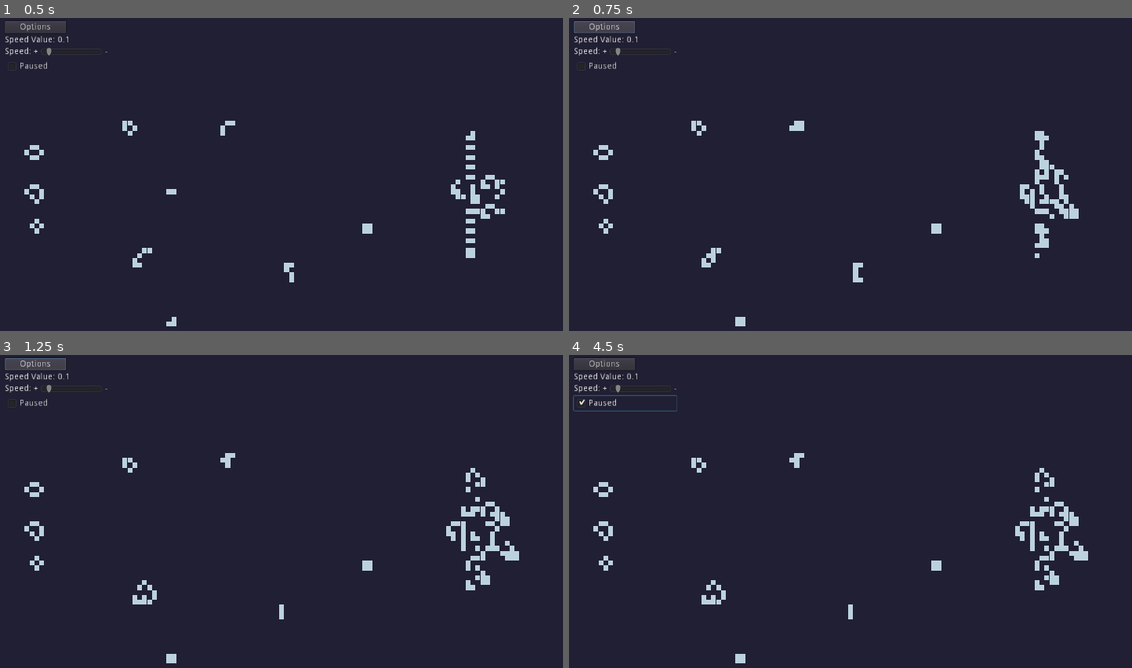
Above: before the commit, frames 1-4 (two rows, left to right).
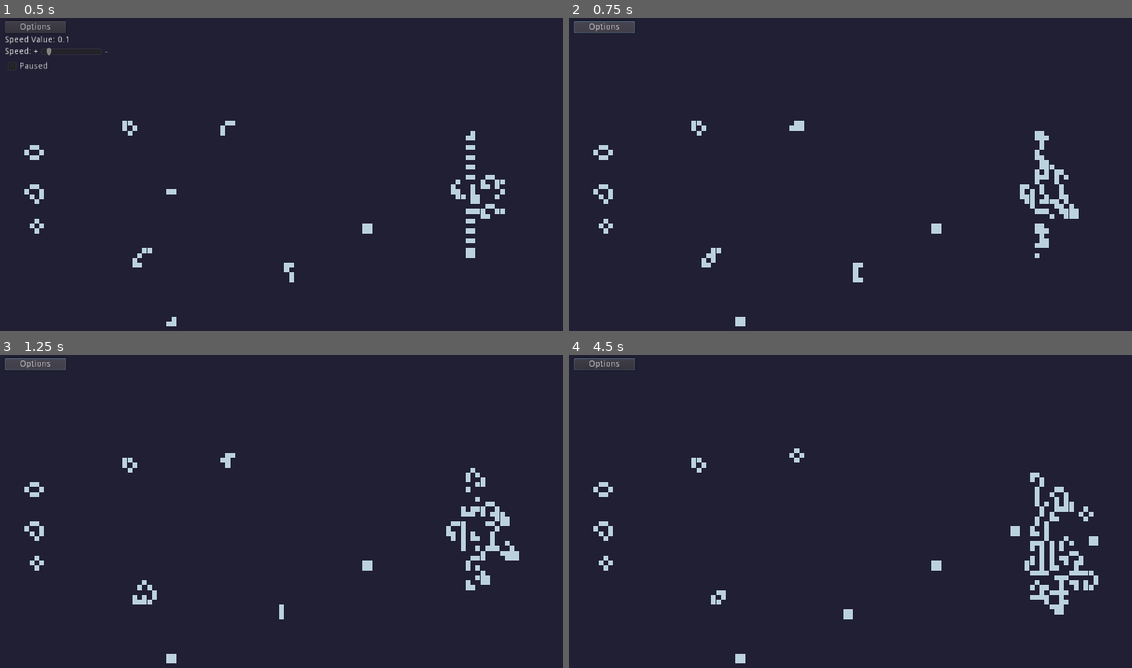
Above: after the commit, the same moments.

Repository: zMenta/Godot-Game-of-Life
Game: Godot game, scene res://main/Main.tscn
Two runs of this game, one before a commit and one after it. Both use one fixed random seed, a clock stepped at 60 frames per second and the inputs below.
Inputs (mouse positions are in pixels of both pictures, inside the frame that each line leads up to):
- Up to frame 1 (0.5 s): no input
- Up to frame 2 (0.75 s): click "Options" at 0.5 s
- Up to frame 3 (1.25 s): no input
- Up to frame 4 (4.5 s): click (625, 401) at 1.25 s, where only the run before the commit has a clickable "Paused"

Frame 1 is identical in both runs. In frame 2, 0.2% of the frame differs, in the area x 0-20%, y 5-17%; in frame 3, 0.2%; in frame 4, 2.6%, in the area x 0-95%, y 1-85%.

Commit message:
basic option toggle button

Diff:
--- a/Game of Life/interface/Interface.gd
+++ b/Game of Life/interface/Interface.gd
@@ -5,6 +5,7 @@
 
 onready var speed_slider : HSlider = $"%SpeedSlider"
 onready var speed_value : Label = $"%SpeedValue"
+onready var options_menu := $"%Options"
 
 
 func _ready() -> void:
@@ -17,3 +18,7 @@
 
 func _on_PauseButton_toggled(button_pressed: bool) -> void:
 	emit_signal("pause_mode_changed", button_pressed)
+
+
+func _on_BtnOptions_pressed() -> void:
+	options_menu.visible = not options_menu.visible
--- a/Game of Life/interface/Interface.tscn
+++ b/Game of Life/interface/Interface.tscn
@@ -25,6 +25,7 @@
 text = "Options"
 
 [node name="Options" type="Control" parent="MarginContainer/HeaderContainer"]
+unique_name_in_owner = true
 margin_top = 24.0
 margin_right = 100.0
 margin_bottom = 24.0
@@ -74,5 +75,6 @@
 margin_bottom = 62.0
 text = "Paused"
 
+[connection signal="pressed" from="MarginContainer/HeaderContainer/BtnOptions" to="." method="_on_BtnOptions_pressed"]
 [connection signal="value_changed" from="MarginContainer/HeaderContainer/Options/ContentContainer/SpeedContainer/SpeedSlider" to="." method="_on_SpeedSlider_value_changed"]
 [connection signal="toggled" from="MarginContainer/HeaderContainer/Options/ContentContainer/PauseButton" to="." method="_on_PauseButton_toggled"]
